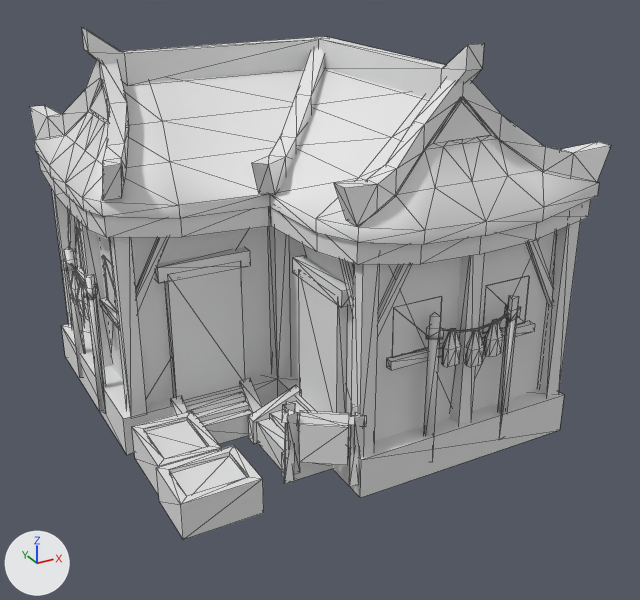
The COLLADA model art/meshes/structural/minyue/farmstead.dae, before and after one commit.
Camera for both pictures: a 50 mm camera at (-11.5, -22.5, 13.8) aimed at (0.5, -0.8, 2.9). Lighting does not change. The marker at lower left points along +X, +Y and +Z. The picture after the commit comes second. Mesh edges are drawn as thin lines.

Before the edit, the objects in view are built like this:
```python
me_esfera_10470 = bpy.data.meshes.new('Esfera.10470')
me_esfera_10470.from_pydata(...)  # 1293 vertices, 1936 faces; spans x -6.13..6.59, y -5.98..6.78, z -0.54..10.88
me_esfera_10470.materials.append(mat_texturas_minyu)  # its picture is missing
ob_farmstead = bpy.data.objects.new('farmstead', me_esfera_10470)
ob_farmstead.location = (0.0, 0.0, 0.0)
```
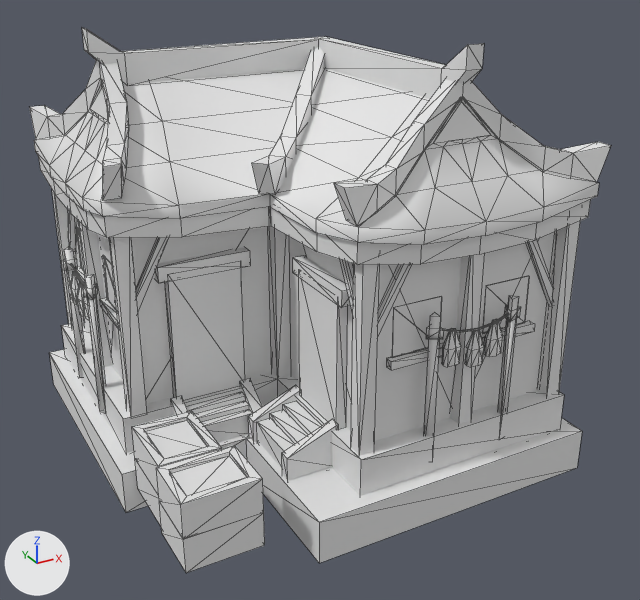
Changed parts and their boxes [x1, y1, x2, y2] in the pictures (640 x 600 px):
```json
{"object": "farmstead", "change": "reshaped", "before": [29, 28, 611, 540], "after": [29, 28, 611, 573], "on screen": "6% taller"}
{"part": 1, "of": "me_esfera_10470", "change": "added", "after": [159, 502, 265, 573]}
{"part": 2, "of": "me_esfera_10470", "change": "added", "after": [135, 459, 161, 526]}
{"part": 3, "of": "me_esfera_10470", "change": "deleted", "before": [282, 402, 366, 487]}
{"part": 4, "of": "me_esfera_10470", "change": "built on", "after": [49, 349, 582, 563]}
```

Edits to the scene script, one JSON object a line:
```json
{"block": "me_esfera_10470", "where": "# used by ob_farmstead; location = (0.0, 0.0, 0.0)"}
{"op": "remove", "block": "me_esfera_10470", "code": "me_esfera_10470.from_pydata(...)  # 1293 vertices, 1936 faces; spans x -6.13..6.59, y -5.98..6.78, z -0.54..10.88"}
{"op": "add", "block": "me_esfera_10470", "code": "me_esfera_10470.from_pydata(...)  # 1297 vertices, 1952 faces; spans x -6.35..6.59, y -6.32..6.78, z -1.78..10.88"}
{"block": "me_esfera_10470", "change": "me_esfera_10470 part 1: the loose piece of 16 vertices spanning x -6.03..-3.89, y -5.82..-4.08, z -0.04..0.98 is copied, and the copy is moved by (0.0, 0.0, -1.01); it spans x -6.03..-3.89, y -5.82..-4.08, z -1.05..-0.03"}
{"block": "me_esfera_10470", "change": "me_esfera_10470 part 2: the loose piece of 16 vertices spanning x -5.96..-4.23, y -4.04..-1.9, z -0.04..0.98 is copied, and the copy is moved by (0.0, 0.0, -1.01); it spans x -5.96..-4.23, y -4.04..-1.9, z -1.05..-0.03"}
{"block": "me_esfera_10470", "change": "me_esfera_10470 part 3: 6 loose pieces with 40 vertices, spanning x -2.87..-0.83, y -5.98..-4.35, z -0.11..2.08, are deleted"}
{"block": "me_esfera_10470", "change": "me_esfera_10470 part 4"}
{"block": "me_esfera_10470", "change": "4 faces are deleted"}
{"block": "me_esfera_10470", "change": "6 vertices are added at (-2.58, -6.32, -1.78), (-6.35, 6.61, -1.78), (-6.35, -1.82, -1.78), (-2.57, -1.82, -1.78), (6.41, 6.61, -1.78), (6.41, -6.32, -1.78)"}
{"block": "me_esfera_10470", "change": "6 new vertices lie (0.0, 0.0, 1.3) away from vertices in x -6.35..6.41, y -6.32..6.61, z -1.78"}
{"block": "me_esfera_10470", "change": "16 new faces join them"}
```
